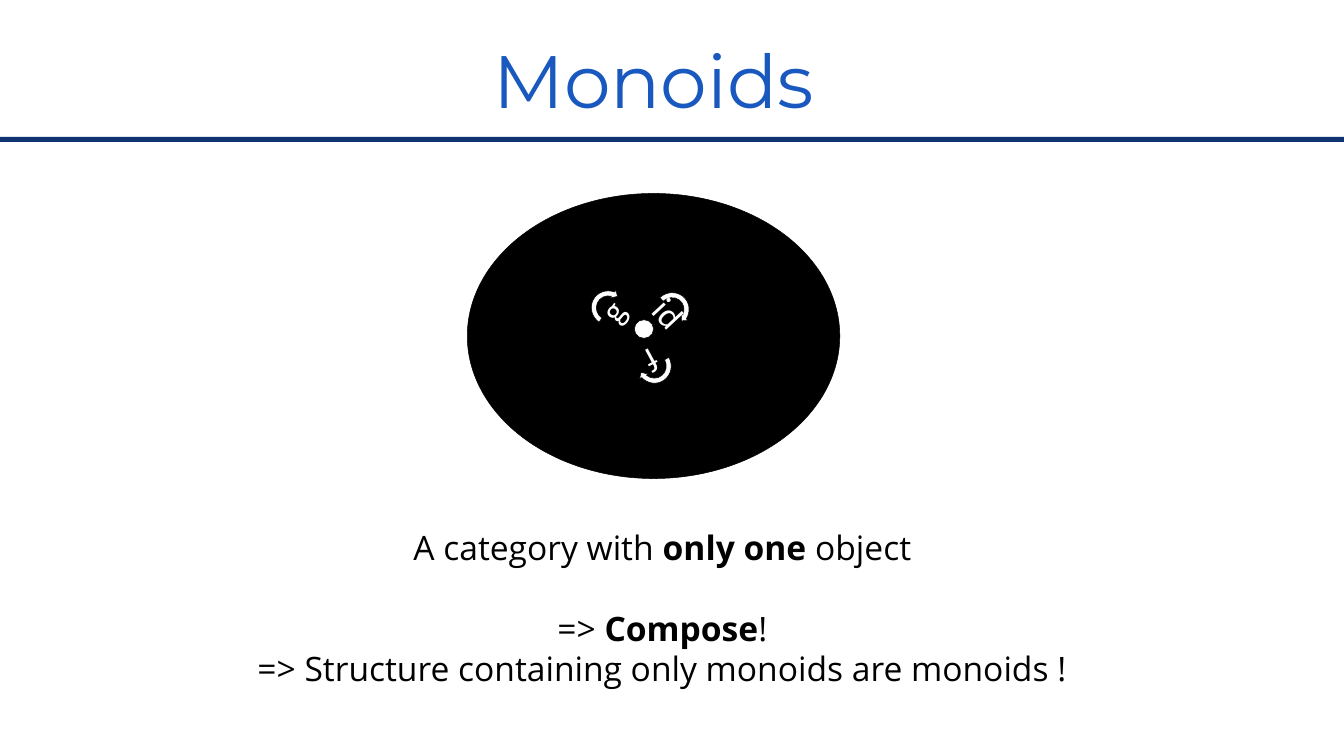
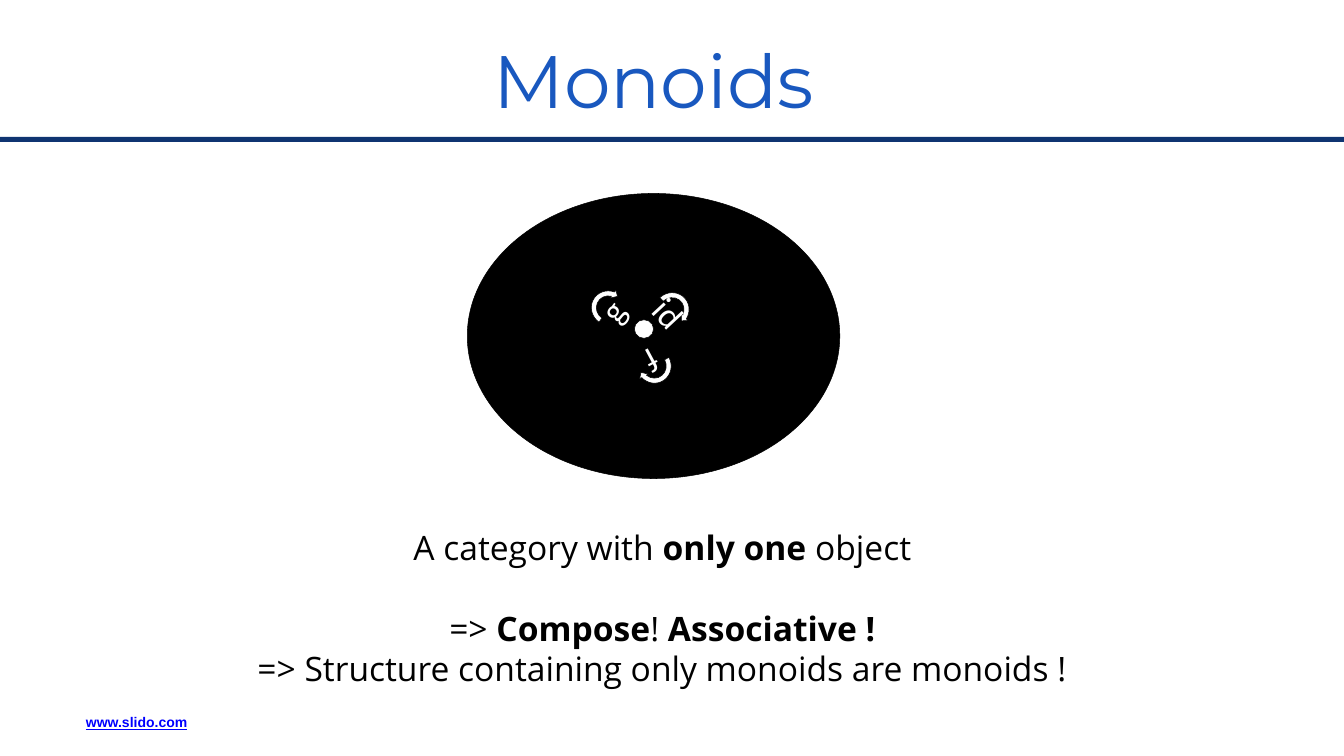
Before and after one commit to RomainTrm/CategoryTheoryYouAlreadyKnowIt, a slide deck: slide 25 of CategoryTheoryUniveristy_Devoxx_FR_2022.pptx. Drawn at 1344x756 pixels with LibreOffice and Linux fonts; fonts in the diff are those of the drawing; background and template pictures are left out. Boxes give left, top, right and bottom in pixels: in the first picture for what was removed or moved away, otherwise in the second. Text is boxed around its words. In the diff, an @@ line names an element or a change of style, - is before the commit and + after.

```diff
--- a/CategoryTheoryUniveristy_Devoxx_FR_2022.pptx
+++ b/CategoryTheoryUniveristy_Devoxx_FR_2022.pptx
@@ text at box(305, 534, 1048, 689): text changed @@
-A category with only one object
-=> Compose!
-=> Structure containing only monoids are monoids !
+A category with only one object
+=> Compose! Associative !
+=> Structure containing only monoids are monoids !
@@ text added at box(86, 717, 187, 730), 20 pt, text #0000FF, bold, underline @@
+Q&A www.slido.com #223494
```
Also in this commit, not shown: 41 other slides changed, 1 slide added, 1 other file.
